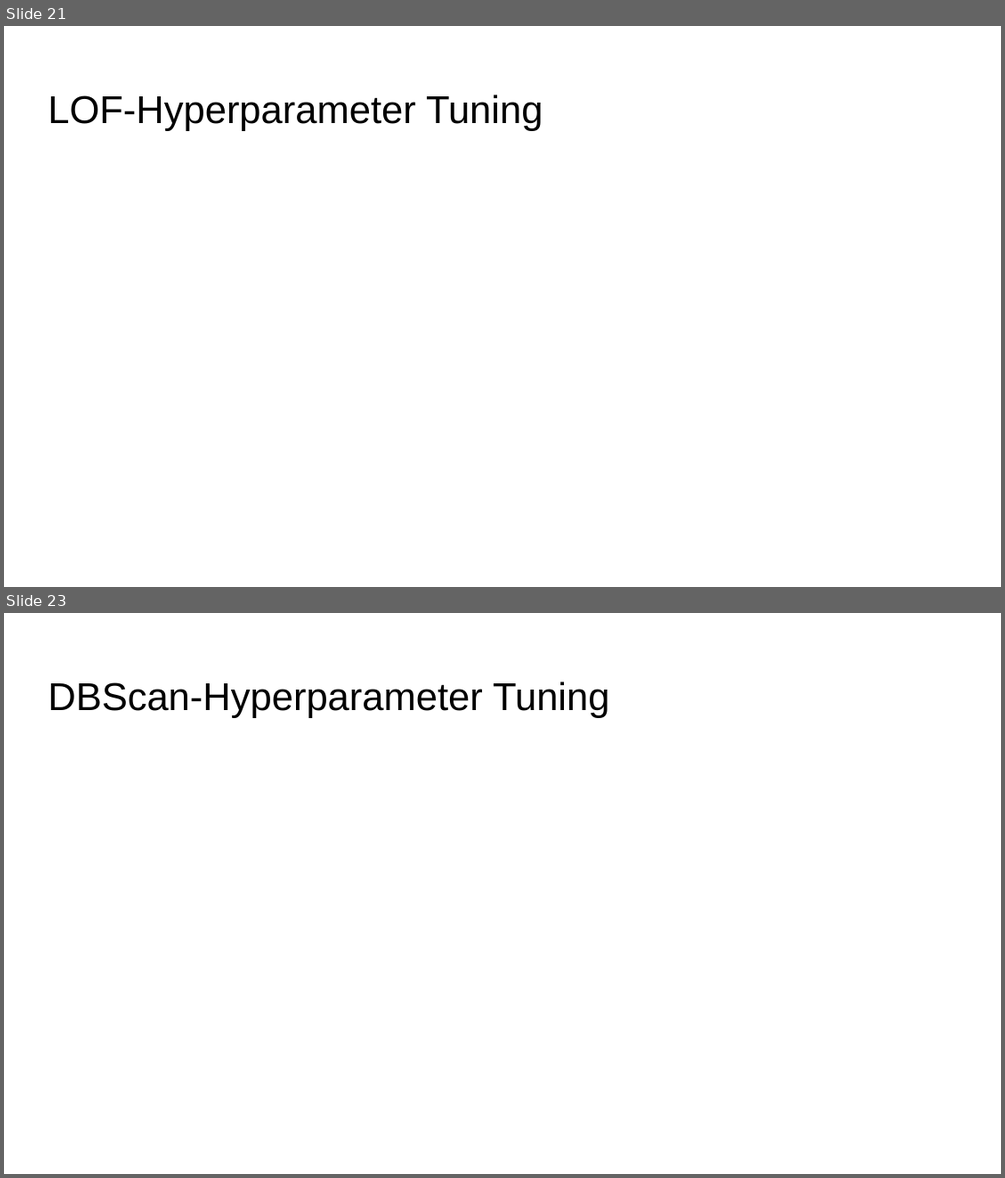
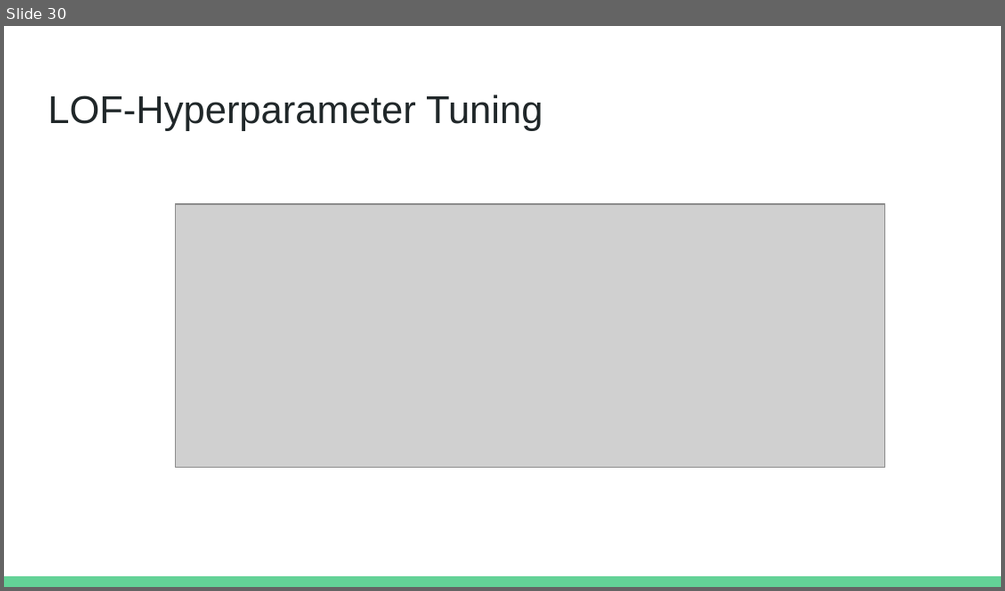
Before and after one commit to rmzn1717/anomaly_detection_project, a slide deck: Unsupervised Anomaly Detection.pptx. Shown one above the other, each under a label of ours: slides 21 and 23 before the commit, slide 30 after it; the slides between them are not shown. The pictures are 1005x1178 and 1005x591 pixels, drawn with LibreOffice and Linux fonts; fonts in the diff are those of the drawing; grey boxes stand for pictures. Boxes give left, top, right and bottom in pixels: in the first picture for what was removed or moved away, otherwise in the second. Text is boxed around its words. In the diff, an @@ line names an element or a change of style, - is before the commit and + after.

```diff
--- a/Unsupervised Anomaly Detection.pptx
+++ b/Unsupervised Anomaly Detection.pptx
@@ slide 23 removed at (x1=4, y1=613, x2=1001, y2=1174), background #FFFFFF @@
@@ title removed at (x1=48, y1=682, x2=609, y2=718) @@
-DBScan-Hyperparameter Tuning
@@ what was slide 21 is now slide 30 @@
@@ slide 30 changed as well @@
@@ title "LOF-Hyperparameter Tuning" at (x1=48, y1=95, x2=542, y2=131): text colour #000000 to #202729 @@
@@ picture added at (x1=176, y1=204, x2=884, y2=467) @@
@@ rectangle added at (x1=4, y1=576, x2=1001, y2=587), fill #63D297 @@
```
Also in this commit, not shown: 21 other slides changed, 13 slides added, 2 other slides removed, 1 other file.
